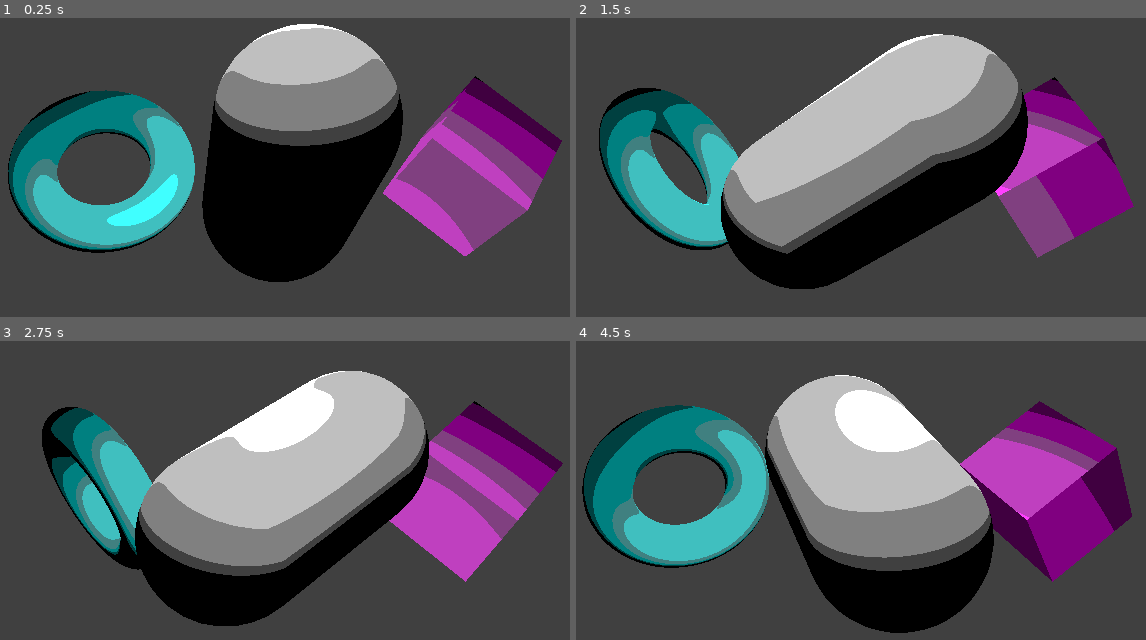
Above: before the commit, frames 1-4 (two rows, left to right).
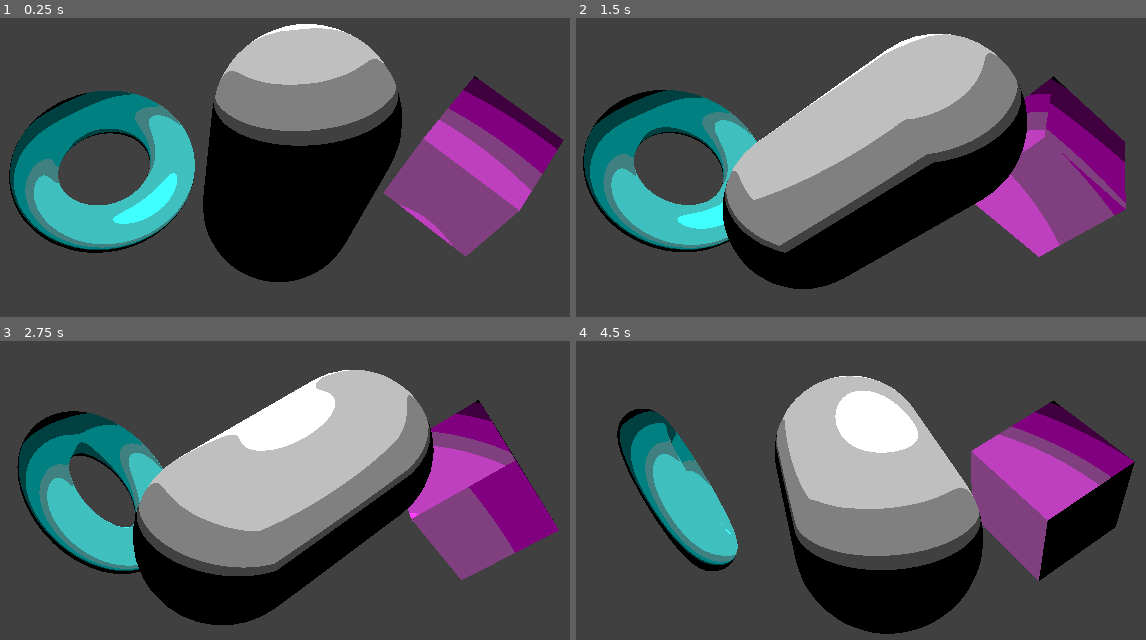
Above: after the commit, the same moments.

Repository: Ashures/shaders
Game: Godot game, scene res://_Scenes/Game/game.tscn
The game is run twice, just before and just after one commit, with the same random seed, the same clock (stepped at 60 frames per second) and the same inputs.
Inputs:
- Up to frame 1 (0.25 s): no input
- Up to frame 2 (1.5 s): no input
- Up to frame 3 (2.75 s): no input
- Up to frame 4 (4.5 s): no input

The runs differ from the first frame. In frame 1, 4.3% of the frame differs, in the area x 1-99%, y 2-89%; in frame 2, 16%; in frame 3, 18%; in frame 4, 23%, in the area x 1-99%, y 11-98%.

Commit message:
feat: Added effect_dist parameter to spatial shaders

Diff:
--- a/Libs/Shaders/background.gdshader
+++ b/Libs/Shaders/background.gdshader
@@ -7,6 +7,7 @@
 uniform sampler2D SCREEN_TEXTURE: hint_screen_texture;
 
 uniform vec4 background_color;
+uniform float effect_dist;
 
 void vertex() {
 	POSITION = vec4(VERTEX.xy, 1.0, 1.0);
@@ -19,7 +20,7 @@
 	vec3 tex = texture(SCREEN_TEXTURE, SCREEN_UV).rgb;
 	vec3 color = tex;
 
-	if (linear_depth > 50.0) {
+	if (linear_depth > effect_dist) {
 		color = background_color.rgb;
 	} else {
 		discard;
--- a/Libs/Shaders/outline.gdshader
+++ b/Libs/Shaders/outline.gdshader
@@ -8,6 +8,7 @@
 
 uniform vec4 outline_color;
 uniform float outline_size;
+uniform float effect_dist;
 
 void vertex() {
 	POSITION = vec4(VERTEX.xy, 1.0, 1.0);
@@ -20,11 +21,11 @@
 	vec3 tex = texture(SCREEN_TEXTURE, SCREEN_UV).rgb;
 	vec3 color = tex;
 
-	if (linear_depth <= 50.0) {
+	if (linear_depth <= effect_dist) {
 		color = detect_edge(DEPTH_TEXTURE, SCREEN_UV, INV_PROJECTION_MATRIX, outline_color.rgb, outline_size);
 	}
 
-	if (linear_depth > 50.0 || color == vec3(-1.0)) {
+	if (linear_depth > effect_dist || color == vec3(-1.0)) {
 		discard;
 	}
 
--- a/Libs/Shaders/toon.gdshader
+++ b/Libs/Shaders/toon.gdshader
@@ -7,6 +7,7 @@
 uniform sampler2D SCREEN_TEXTURE: hint_screen_texture;
 
 uniform int no_of_colors;
+uniform float effect_dist;
 
 void vertex() {
 	POSITION = vec4(VERTEX.xy, 1.0, 1.0);
@@ -19,7 +20,7 @@
 	vec3 tex = texture(SCREEN_TEXTURE, SCREEN_UV).rgb;
 	vec3 color = tex;
 
-	if (linear_depth <= 50.0) {
+	if (linear_depth <= effect_dist) {
 		color = toon_shade(color, no_of_colors);
 	} else {
 		discard;
--- a/Resources/Shaders/background_01.tres
+++ b/Resources/Shaders/background_01.tres
@@ -7,6 +7,7 @@
 script = ExtResource("1_leekl")
 shader_name = "DefaultBackground"
 shader = ExtResource("2_4e0uu")
+effect_dist = 50.0
 settings = {
 "background_color": Color(0.3, 0.34999996, 0.6, 1)
 }
--- /dev/null
+++ b/Resources/Shaders/toon_07_colors.tres
@@ -0,0 +1,13 @@
+[gd_resource type="Resource" script_class="CustomShader" load_steps=3 format=3 uid="uid://c728gcy6rdphh"]
+
+[ext_resource type="Script" uid="uid://dteu0pabvmar" path="res://Scripts/Resources/custom_shader.gd" id="1_sg6pm"]
+[ext_resource type="Shader" uid="uid://cuhfhei20255o" path="res://Libs/Shaders/toon.gdshader" id="2_k6gun"]
+
+[resource]
+script = ExtResource("1_sg6pm")
+shader_name = "Toon"
+shader = ExtResource("2_k6gun")
+settings = {
+"no_of_colors": 7
+}
+metadata/_custom_type_script = "uid://dteu0pabvmar"
--- a/_Scenes/CameraShader3D/camera_shader_3d.gd
+++ b/_Scenes/CameraShader3D/camera_shader_3d.gd
@@ -1,6 +1,7 @@
 class_name CameraShader3D extends Camera3D
 
 @onready var shader_parent: Node = $Shaders
+@export var effect_dist: float = 50.0
 @export var shaders: Array[CustomShader]
 
 func _ready() -> void:
@@ -13,6 +14,7 @@
 		new_material.shader = shaders[i].shader
 		new_material.render_priority = i
 
+		new_material.set_shader_parameter("effect_dist", effect_dist)
 		for key in shaders[i].settings.keys():
 			new_material.set_shader_parameter(key, shaders[i].settings[key])
 
--- a/_Scenes/Scene/scene.tscn
+++ b/_Scenes/Scene/scene.tscn
@@ -26,13 +26,16 @@
 transform = Transform3D(0.7071067, -9.6327994e-09, 0.7071065, 0.61237234, 0.49999985, -0.61237216, -0.35355332, 0.86602515, 0.35355306, 0, 0, -3.897315)
 mesh = SubResource("CapsuleMesh_l0nxo")
 script = ExtResource("1_l0nxo")
+rotations_per_min = 0.11999999999534339
 
 [node name="ShaderDisplay2" type="MeshInstance3D" parent="."]
 transform = Transform3D(0.63574207, 0.14898422, 0.757387, 0.61237234, 0.49999988, -0.61237216, -0.4699275, 0.8531139, 0.22663692, 1.7042944, 0, -6.2479205)
 mesh = SubResource("BoxMesh_l0nxo")
 script = ExtResource("1_l0nxo")
+rotations_per_min = 0.059999999997671694
 
 [node name="ShaderDisplay3" type="MeshInstance3D" parent="."]
 transform = Transform3D(0.59621257, -8.1221065e-09, 0.5962124, 0.5163352, 0.4215859, -0.51633507, -0.29810628, 0.73020816, 0.29810604, -1.7580221, 0, -6.146901)
 mesh = SubResource("TorusMesh_l0nxo")
 script = ExtResource("1_l0nxo")
+rotations_per_min = 0.059999999997671694
--- a/_Scenes/Scene/spin_object.gd
+++ b/_Scenes/Scene/spin_object.gd
@@ -1,4 +1,6 @@
 extends MeshInstance3D
 
+@export var rotations_per_min: float
+
 func _process(delta: float) -> void:
-	rotate_y(PI / 4 * delta)
+	rotate_y(2 * PI * rotations_per_min * delta)
Not shown: 1 places in Resources/Shaders/toon_03_colors.tres that only renumber resources
